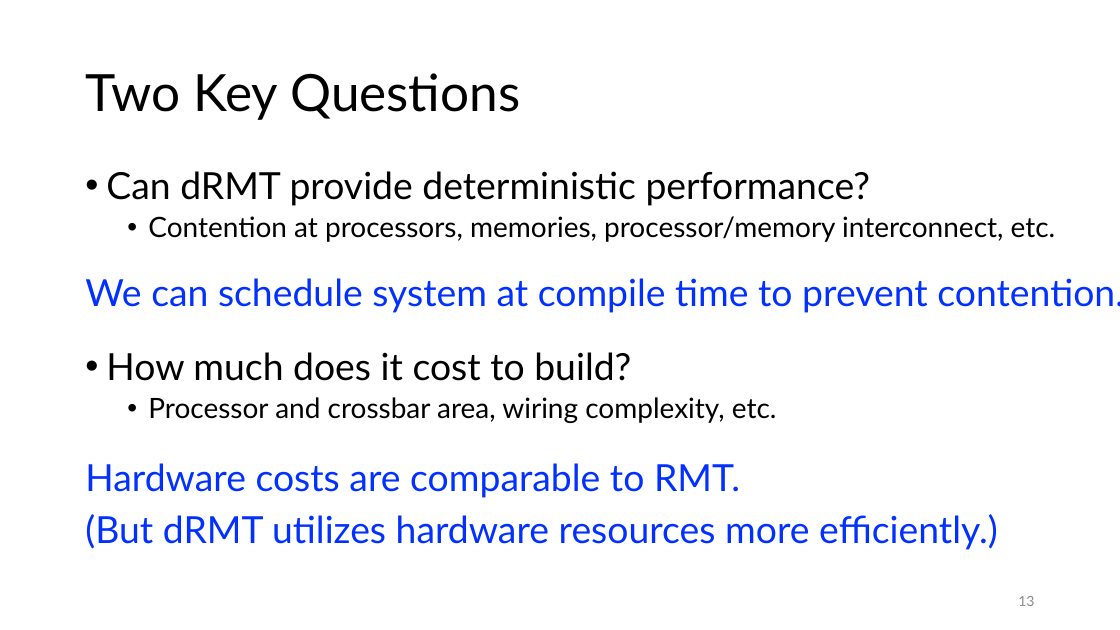
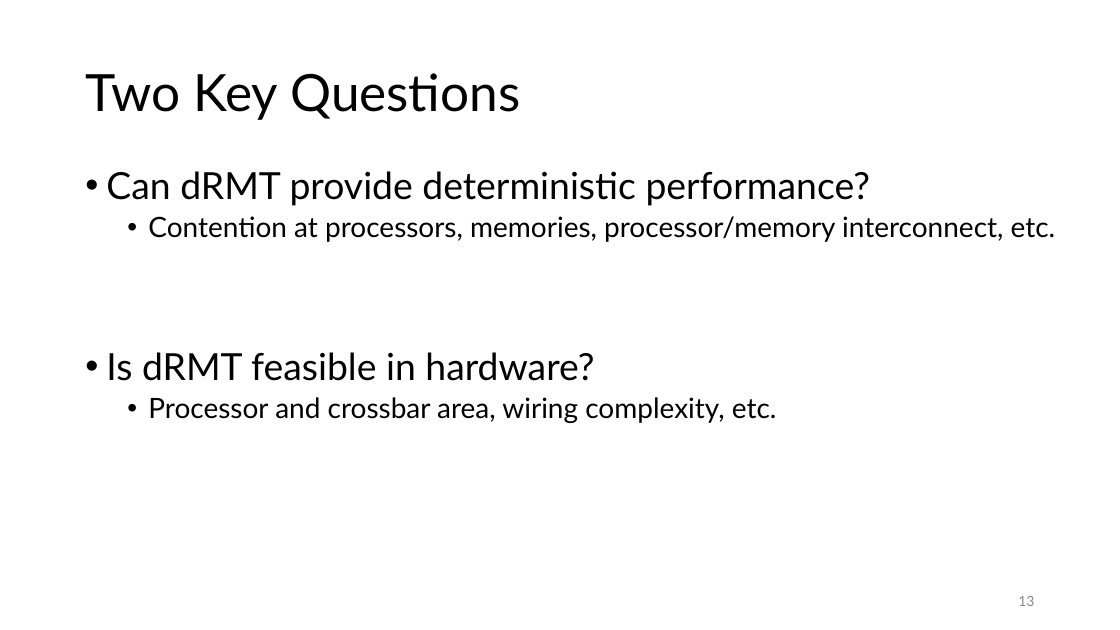
Before and after one commit to anirudhSK/drmt_talk, a slide deck: slide 13 of drmt.pptx. Drawn at 1120x630 pixels with LibreOffice and Linux fonts; fonts in the diff are those of the drawing. Boxes give left, top, right and bottom in pixels: in the first picture for what was removed or moved away, otherwise in the second. Text is boxed around its words. In the diff, an @@ line names an element or a change of style, - is before the commit and + after.

```diff
--- a/drmt.pptx
+++ b/drmt.pptx
@@ text at bbox=[106, 352, 594, 381]: text changed; text colour #0231FF to #000000 @@
-We can schedule system at compile time to prevent contention.
-• How much does it cost to build?
+• Is dRMT feasible in hardware?
@@ text at bbox=[85, 463, 998, 550]: paragraphs removed @@
-Hardware costs are comparable to RMT.
-(But dRMT utilizes hardware resources more efficiently.)
```
Also in this commit, not shown: 3 other slides changed, 1 slide added.
